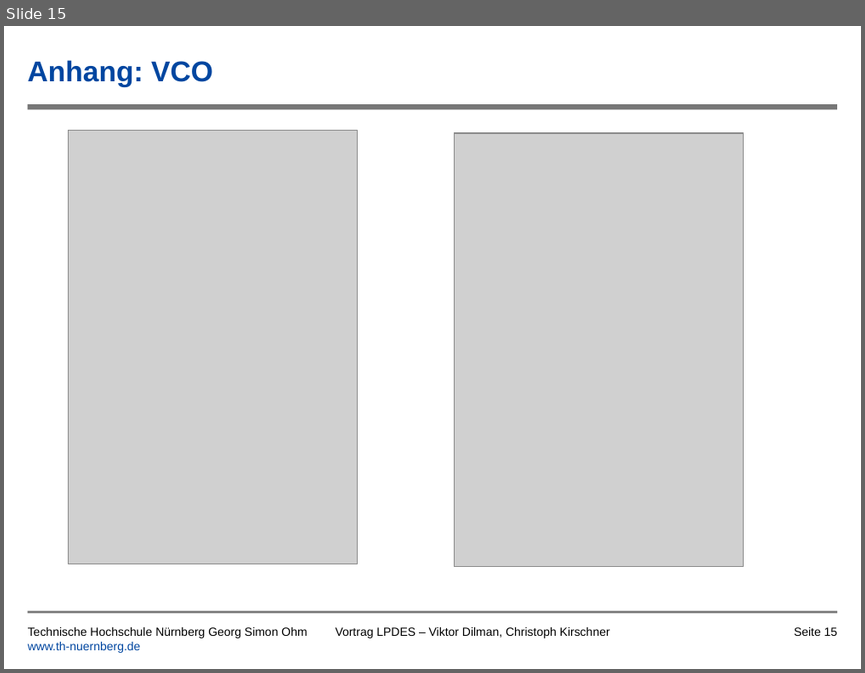
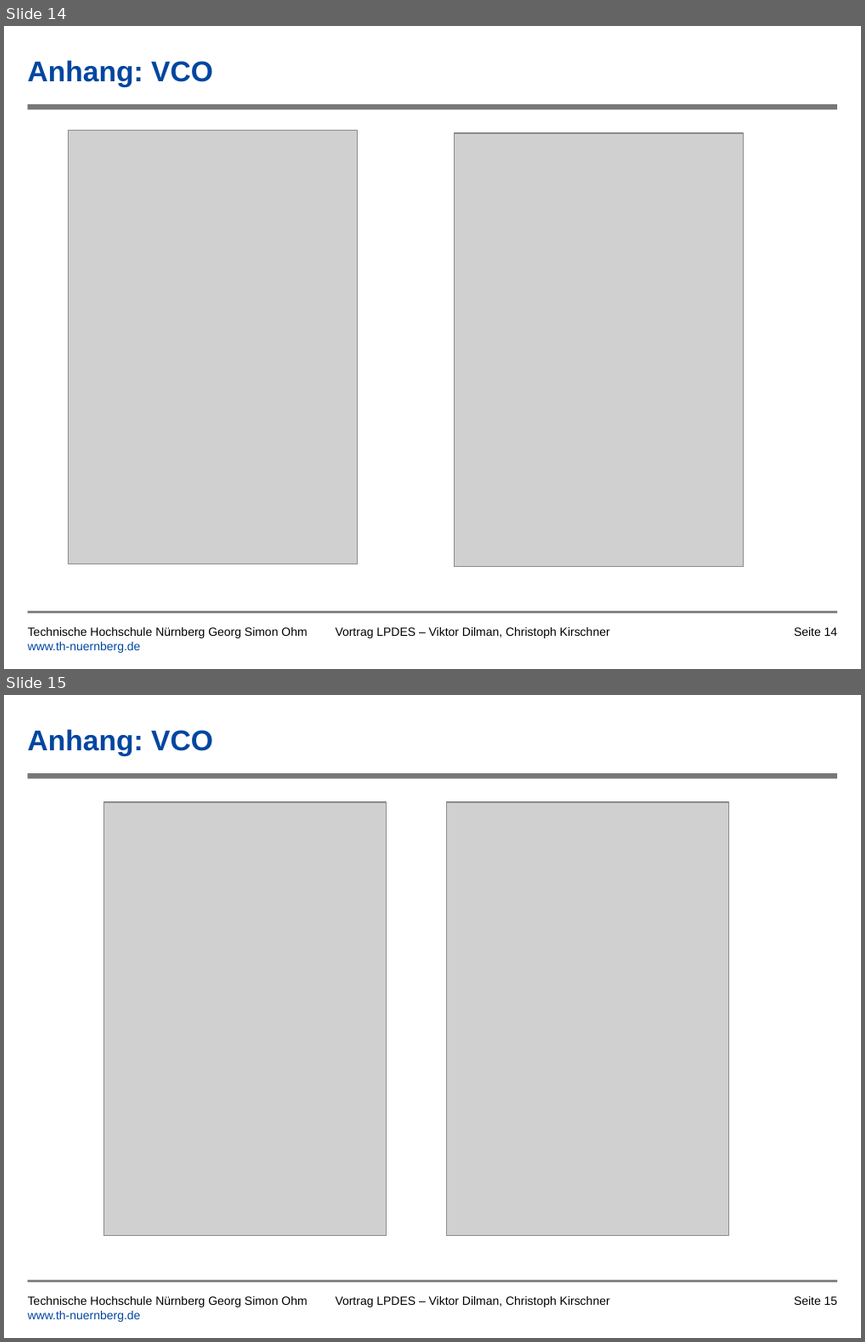
Before and after one commit to tsedlmeier/Synthesizer, a slide deck: Vortrag/Leiterplatte_als_Musikinstrument_Kirschner_Dilman.pptx. Shown one above the other, each under a label of ours: slide 15 before the commit, slides 14 and 15 after it. The pictures are 865x673 and 865x1342 pixels, drawn with LibreOffice and Linux fonts; fonts in the diff are those of the drawing; grey boxes stand for pictures; background and template pictures are left out. Boxes give left, top, right and bottom in pixels: in the first picture for what was removed or moved away, otherwise in the second. Text is boxed around its words. In the diff, an @@ line names an element or a change of style, - is before the commit and + after.

Commit message:
Kleinere Anpassung Präsentation
Abbildungsnummerierung, Quellen, Folien im Anhang getauscht, Fusion 360 Layout hinzugefügt

```diff
--- a/Vortrag/Leiterplatte_als_Musikinstrument_Kirschner_Dilman.pptx
+++ b/Vortrag/Leiterplatte_als_Musikinstrument_Kirschner_Dilman.pptx
@@ slide 15 added at box(4, 695, 861, 1338), background #FFFFFF; not listed: 2 template elements that a slide beside it also shows @@
@@ title added at box(28, 729, 213, 756), 24 pt, text #0046A0, bold @@
+Anhang: VCO
@@ picture added at box(103, 802, 386, 1236) @@
@@ picture added at box(446, 802, 728, 1236) @@
@@ text added at box(28, 1296, 307, 1321), 10 pt, text #000000 @@
+Technische Hochschule Nürnberg Georg Simon Ohm
+www.th-nuernberg.de
@@ text added at box(336, 1296, 610, 1307), 10 pt, text #000000 @@
+Vortrag LPDES – Viktor Dilman, Christoph Kirschner
@@ page number added at box(794, 1296, 838, 1304), 10 pt, text #000000 @@
+Seite 15
@@ what was slide 15 is now slide 14 @@
@@ page number at box(794, 627, 838, 635): text changed @@
-Seite 15
+Seite 14
```
Also in this commit, not shown: 3 slides changed, 1 other file.
